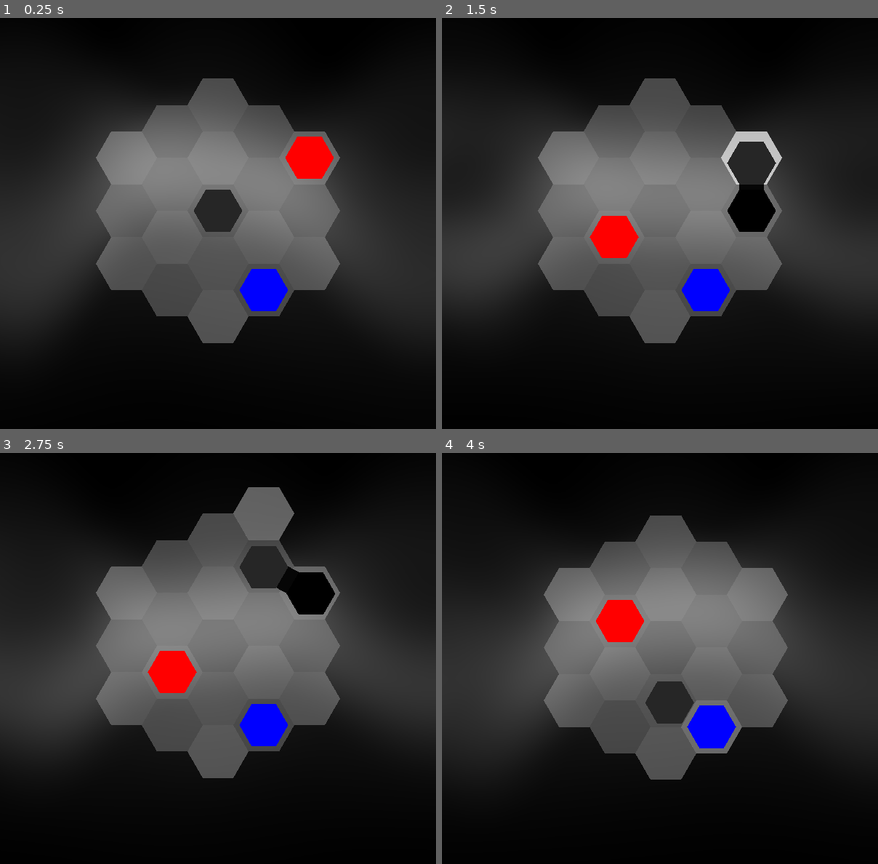
Above: before the commit, frames 1-4 (two rows, left to right).
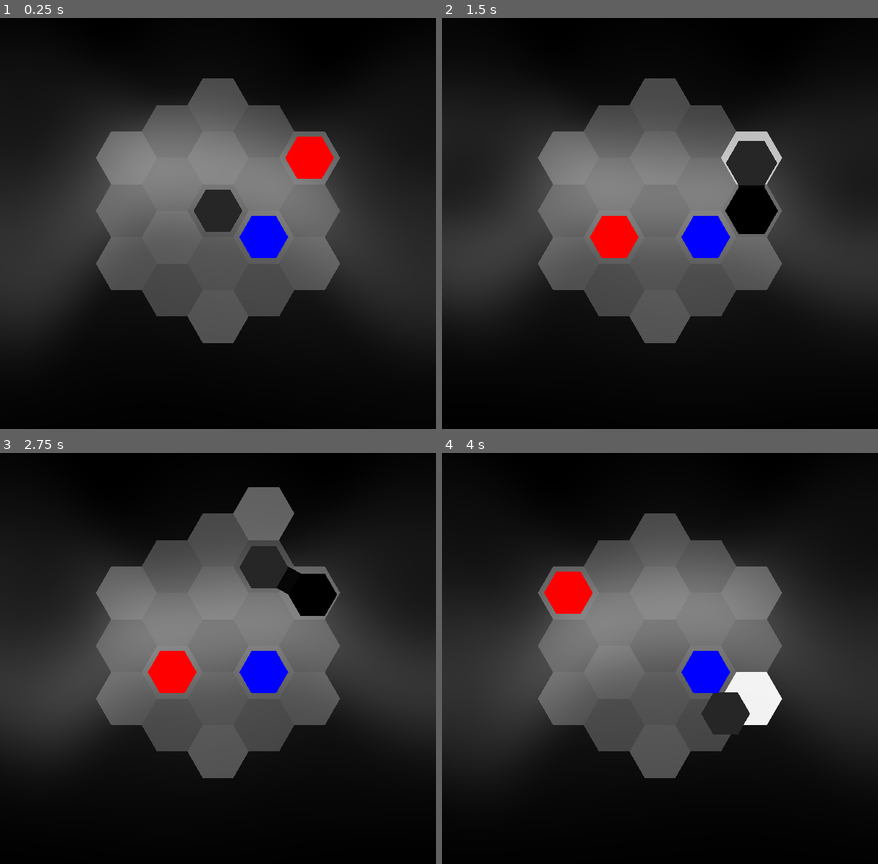
Above: after the commit, the same moments.

Repository: redpebble/sneksagon
Game: Godot game, scene res://scenes/map.tscn
The game is run twice, just before and just after one commit, with the same random seed, the same clock (stepped at 60 frames per second) and the same inputs. Sound files missing from this copy of the repository are replaced by a short silence.
Inputs (mouse positions are in pixels of both pictures, inside the frame that each line leads up to):
- Up to frame 1 (0.25 s): no input
- Up to frame 2 (1.5 s): tap Enter at 0.5 s; move the mouse to (755, 190) at 0.52 s; press the mouse at (755, 190) at 0.53 s; hold D (down_right) 0.53-1.28 s; move the mouse to (572, 231) at 1.27 s; release the mouse at (572, 231) at 1.28 s; hold S (down) from 1.28 s (still down); click (572, 231) at 1.35 s
- Up to frame 3 (2.75 s): move the mouse to (261, 551) at 2.02 s; release S (down) at 2.03 s; press the mouse at (261, 551) at 2.03 s; hold D (down_right) from 2.03 s (still down)
- Up to frame 4 (4 s): move the mouse to (638, 732) at 2.77 s; release D (down_right) at 2.78 s; release the mouse at (638, 732) at 2.78 s; hold W (up) 2.78-3.53 s; click (638, 732) at 2.85 s; move the mouse to (790, 711) at 3.52 s; press the mouse at (790, 711) at 3.53 s; hold A (down_left) from 3.53 s (still down)

The runs differ from the first frame. In frame 1, 1.7% of the frame differs, in the area x 54-67%, y 48-72%; in frame 2, 1.9%; in frame 3, 1.8%; in frame 4, 8.0%, in the area x 22-80%, y 14-80%.

Commit message:
Somewhat generalized animation chaining + Pulse effect when eating

Diff:
--- a/scenes/hex/object_hex.gd
+++ b/scenes/hex/object_hex.gd
@@ -2,14 +2,19 @@
 extends Hex
 
 signal moved(hex_node, from_pos, to_pos)
+signal bump_finished
 
 @onready var last_coords := grid_coords
+@onready var original_color := modulate
+
+var scale_factor = 0.8
 
 var move_tween : Tween = null
+var scale_tween : Tween = null
 
 func _ready() -> void:
 	z_index = 10
-	scale *= 0.8
+	scale *= scale_factor
 
 func move(to_coords : Vector2, duration := 0.3) -> Tween:
 	if move_tween:
@@ -26,5 +31,33 @@
 	grid_coords = to_coords
 	return move_tween
 
+func bump(to_coords : Vector2, amount : float, duration : float):
+	var initial_pos = MapManager.get_hex_world_position(grid_coords)
+	var bump_pos = MapManager.get_hex_world_position(to_coords)
+	var bump_vector = initial_pos.direction_to(bump_pos) * amount
+
+	if move_tween:
+		move_tween.kill()
+	move_tween = create_tween().set_trans(Tween.TRANS_SINE).set_ease(Tween.EASE_IN)
+	move_tween.tween_property(self, "global_position", initial_pos + bump_vector, duration * 0.3)
+	move_tween.set_trans(Tween.TRANS_SINE).set_ease(Tween.EASE_OUT)
+	move_tween.tween_property(self, "global_position", initial_pos - (bump_vector * 0.3), duration * 0.4)
+	move_tween.set_trans(Tween.TRANS_CIRC).set_ease(Tween.EASE_IN_OUT)
+	move_tween.tween_property(self, "global_position", initial_pos, duration * 0.5)
+	move_tween.finished.connect(_on_bump_tween_finished)
+
+func pulse(scale_multiplier : float, duration : float):
+	if scale_tween:
+		scale_tween.kill()
+	var original_scale = Vector2.ONE * MapManager.hex_scale * scale_factor
+	scale_tween = create_tween().set_trans(Tween.TRANS_LINEAR).set_ease(Tween.EASE_IN_OUT)
+	scale_tween.tween_property(self, "scale", original_scale * scale_multiplier, duration * 0.5)
+	#scale_tween.parallel().tween_property(self, "modulate", original_color.lightened(0.1), duration * 0.5)
+	scale_tween.tween_property(self, "scale", original_scale, duration * 0.5)
+	#scale_tween.parallel().tween_property(self, "modulate", original_color, duration * 0.5)
+
+func _on_bump_tween_finished():
+	bump_finished.emit()
+
 func set_color(col : Color):
 	modulate = col
--- a/scenes/hex/snake_hex.gd
+++ b/scenes/hex/snake_hex.gd
@@ -1,7 +1,5 @@
 class_name SnakeHex
 extends ObjectHex
-
-signal move_finished
 
 var prev_segment : SnakeHex = null
 var next_segment : SnakeHex = null
@@ -13,38 +11,25 @@
 	if next_segment:
 		draw_line(Vector2.ZERO, to_local(next_segment.global_position), modulate, 1)
 
-# overrides ObjectHex.move()
-func move(to_coords : Vector2, duration := 0.3) -> Tween:
+func chain_anim(method : Callable, delay_interval := 0.0) -> void:
+	# defer call for this segment to avoid grid_coords being changed to soon
+	method.call_deferred()
+	if delay_interval > 0:
+		await get_tree().create_timer(delay_interval).timeout
 	if next_segment:
-		next_segment.move(grid_coords, duration)
-	return super.move(to_coords, duration)
+		# preserve arguments
+		var args = method.get_bound_arguments()
+		# switch to the next segment's method
+		method = next_segment.get(method.get_method())
+		# If position is being changed, pass along this segment's position
+		if not args.is_empty() and args[0] is Vector2:
+			args[0] = grid_coords
+		# rebind arguments
+		method = method.bindv(args)
+		next_segment.chain_anim(method, delay_interval)
 
-func chain_bump(to_coords : Vector2, amount : float, duration : float):
-	var initial_pos = MapManager.get_hex_world_position(grid_coords)
-	var bump_pos = MapManager.get_hex_world_position(to_coords)
-	var bump_vector = initial_pos.direction_to(bump_pos) * amount
-
-	if move_tween:
-		move_tween.kill()
-	move_tween = create_tween().set_trans(Tween.TRANS_SINE).set_ease(Tween.EASE_IN)
-	move_tween.tween_property(self, "global_position", initial_pos + bump_vector, duration * 0.4)
-	move_tween.set_trans(Tween.TRANS_SINE).set_ease(Tween.EASE_OUT)
-	move_tween.tween_property(self, "global_position", initial_pos - (bump_vector * 0.3), duration * 0.5)
-	move_tween.set_trans(Tween.TRANS_CUBIC).set_ease(Tween.EASE_IN_OUT)
-	move_tween.tween_property(self, "global_position", initial_pos, duration * 0.5)
-	move_tween.finished.connect(_on_move_tween_finished)
-
-	var delay_interval := 0.03
-	await get_tree().create_timer(delay_interval).timeout
-
-	if next_segment:
-		next_segment.chain_bump(grid_coords, amount, duration)
-
-func _on_move_tween_finished():
-	move_finished.emit()
-
-func chain_is_moving() -> bool:
+func is_chain_tweening() -> bool:
 	var tweening = move_tween and move_tween.is_running()
 	if not tweening and next_segment != null:
-		tweening = next_segment.chain_is_moving()
+		tweening = next_segment.is_chain_tweening()
 	return tweening
--- a/scenes/singleton/game_manager.gd
+++ b/scenes/singleton/game_manager.gd
@@ -11,7 +11,7 @@
 func reset_level():
 	MapManager.clear()
 	await create_snake(Vector2.ZERO)
-	MapManager.spawn_block(Vector2(1,1))
+	MapManager.spawn_block(Vector2(1,0))
 	MapManager.spawn_apple()
 
 func create_snake(init_coords : Vector2):
--- a/scenes/snake.gd
+++ b/scenes/snake.gd
@@ -68,13 +68,18 @@
 	# NORMAL MOVEMENT
 	else:
 		move_sfx.play_random()
-		var move_tween = head.move(to_coords, move_interval)
-		if move_tween:
-			await move_tween.finished
+		head.chain_anim(head.move.bind(to_coords, move_interval))
 		if automatic_movement:
 			move_timer.start(move_interval)
 
-# Checks if the coordinates make sense to move to
+func is_moving() -> bool:
+	if head:
+		return head.is_chain_tweening()
+	else:
+		return false
+
+## Checks if the coordinates are part of the map
+## and are not "behind" the head.
 func is_valid_coords(to_coords: Vector2) -> bool:
 	var invalid_coords = [head.grid_coords]
 	# no backward movement if larger than one segment
@@ -117,12 +122,6 @@
 		hex_direction = move_vector
 	return hex_direction
 
-func is_moving() -> bool:
-	if head:
-		return head.chain_is_moving()
-	else:
-		return false
-
 ## Returns and array of flags for the collision:
 ## [dead, bump]
 func handle_collisions(to_coords : Vector2) -> Array:
@@ -137,29 +136,32 @@
 	elif entities_at_coords:
 		for e in entities_at_coords:
 			var is_body_part = e is SnakeHex && e != get_tail() and get_length() > 2
+			var is_obstacle = is_body_part or e is BlockHex
 			var is_collectable = e is AppleHex and not e.collected
 
 			if is_body_part:
 				dead = true
 
 			if is_collectable:
+				head.chain_anim(head.pulse.bind(1.15, 0.3), 0.15)
+				e.eat()
 				extend()
-				e.eat()
-			else:
+
+			if is_obstacle:
 				bump = true
 
 	return [dead, bump]
 
 func collide(collision_coords : Vector2, duration : float, dead : bool):
 	if dead:
-		get_tail().move_finished.connect(die)
-	var bump_distance = MapManager.get_hex_width() * 0.3
-	head.chain_bump(collision_coords, bump_distance, duration * 0.8)
+		get_tail().bump_finished.connect(die)
+	var bump_distance = MapManager.get_hex_width() * 0.25
+	head.chain_anim(head.bump.bind(collision_coords, bump_distance, duration), 0.03)
 	collide_sfx.play_random()
 	collided.emit()
 
 func die():
-	get_tail().move_finished.disconnect(die)
+	get_tail().bump_finished.disconnect(die)
 	move_timer.stop()
 	move_vector = Vector2.ZERO
 	died.emit()
